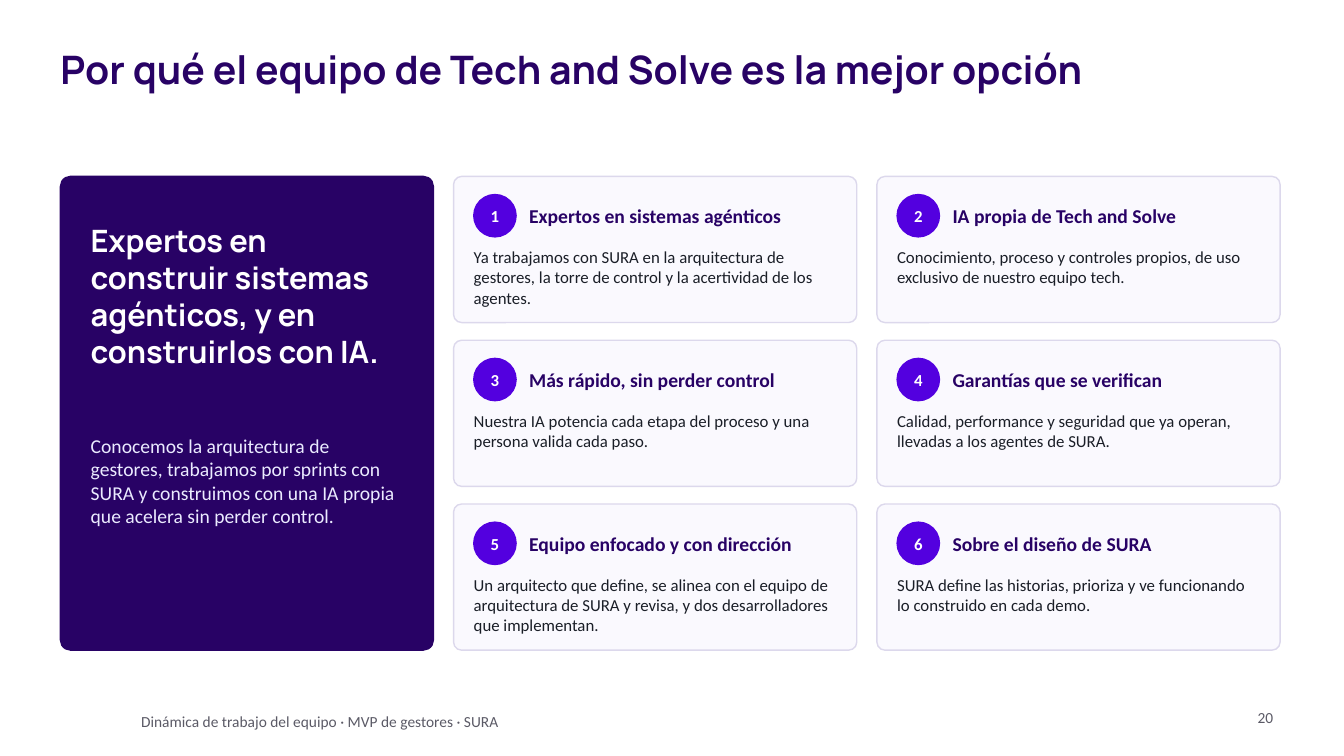
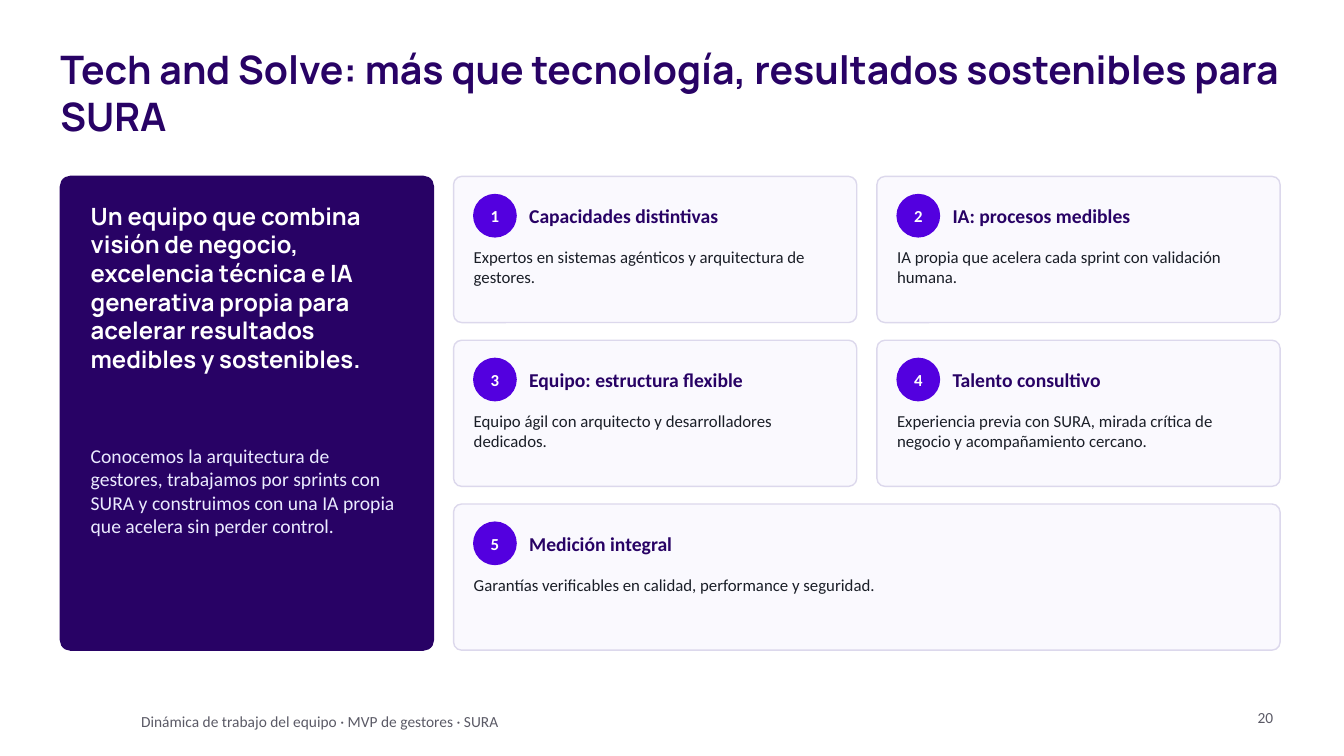
Before and after one commit to didierfrancogomez/propuestas, a slide deck: slide 20 of SURA/gestores-sura/metodologia-trabajo/Tech and Solve - Dinámica de trabajo del equipo.pptx. Drawn at 1344x756 pixels with LibreOffice and Linux fonts; fonts in the diff are those of the drawing; background and template pictures are left out. Boxes give left, top, right and bottom in pixels: in the first picture for what was removed or moved away, otherwise in the second. Text is boxed around its words. In the diff, an @@ line names an element or a change of style, - is before the commit and + after.

```diff
--- a/SURA/gestores-sura/metodologia-trabajo/Tech and Solve - Dinámica de trabajo del equipo.pptx
+++ b/SURA/gestores-sura/metodologia-trabajo/Tech and Solve - Dinámica de trabajo del equipo.pptx
@@ title at <box>60,52,1278,132</box>: text changed @@
-Por qué el equipo de Tech and Solve es la mejor opción
+Tech and Solve: más que tecnología, resultados sostenibles para SURA
@@ text at <box>91,207,361,374</box>: text changed; size 22 to 17 pt @@
-Expertos en construir sistemas agénticos, y en construirlos con IA.
+Un equipo que combina visión de negocio, excelencia técnica e IA generativa propia para acelerar resultados medibles y sostenibles.
@@ text at <box>529,209,718,226</box>: text changed @@
-Expertos en sistemas agénticos
+Capacidades distintivas
@@ text at <box>953,209,1130,226</box>: text changed @@
-IA propia de Tech and Solve
+IA: procesos medibles
@@ text at <box>474,251,804,286</box>: text changed @@
-Ya trabajamos con SURA en la arquitectura de gestores, la torre de control y la acertividad de los agentes.
+Expertos en sistemas agénticos y arquitectura de gestores.
@@ text at <box>897,251,1220,283</box>: text changed @@
-Conocimiento, proceso y controles propios, de uso exclusivo de nuestro equipo tech.
+IA propia que acelera cada sprint con validación humana.
@@ text at <box>529,373,743,390</box>: text changed @@
-Más rápido, sin perder control
+Equipo: estructura flexible
@@ text at <box>953,373,1101,387</box>: text changed @@
-Garantías que se verifican
+Talento consultivo
@@ text at <box>474,415,772,447</box>: text changed @@
-Nuestra IA potencia cada etapa del proceso y una persona valida cada paso.
+Equipo ágil con arquitecto y desarrolladores dedicados.
@@ text at <box>897,415,1212,450</box>: text changed @@
-Calidad, performance y seguridad que ya operan, llevadas a los agentes de SURA.
+Experiencia previa con SURA, mirada crítica de negocio y acompañamiento cercano.
@@ text "Conocemos la arquitectura de gestores, ...": place and size @@
-text "Conocemos la arquitectura de gestores, ..." at <box>91,439,394,526</box>
+text "Conocemos la arquitectura de gestores, ..." at <box>91,449,394,536</box>
@@ rounded rectangle: place and size @@
-rounded rectangle at <box>454,504,857,650</box>
+rounded rectangle at <box>454,504,1280,650</box>
@@ rounded rectangle removed at <box>877,504,1280,650</box> @@
@@ text at <box>529,537,672,555</box>: text changed @@
-Equipo enfocado y con dirección
+Medición integral
@@ ellipse removed at <box>897,522,940,565</box> @@
@@ text removed at <box>914,538,922,550</box> @@
-6
@@ text removed at <box>953,537,1152,551</box> @@
-Sobre el diseño de SURA
@@ text at <box>474,579,874,594</box>: text changed @@
-Un arquitecto que define, se alinea con el equipo de arquitectura de SURA y revisa, y dos desarrolladores que implementan.
+Garantías verificables en calidad, performance y seguridad.
@@ text removed at <box>897,579,1245,611</box> @@
-SURA define las historias, prioriza y ve funcionando lo construido en cada demo.
```
Also in this commit, not shown: 5 other slides changed, 5 other files.
